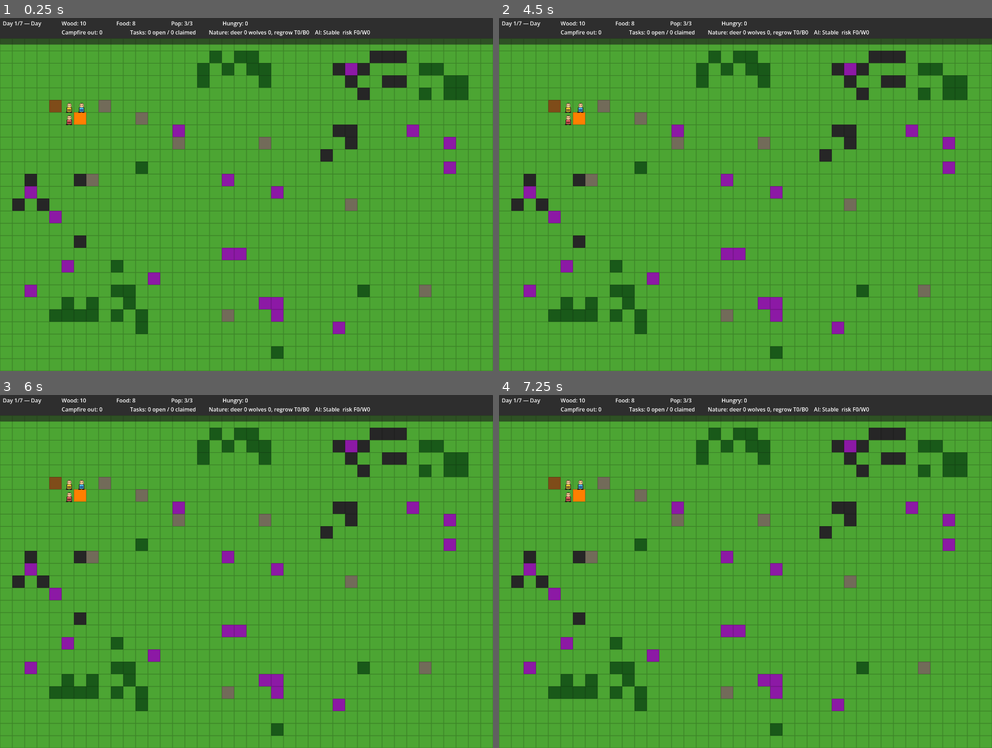
Above: before the commit, frames 1-4 (two rows, left to right).
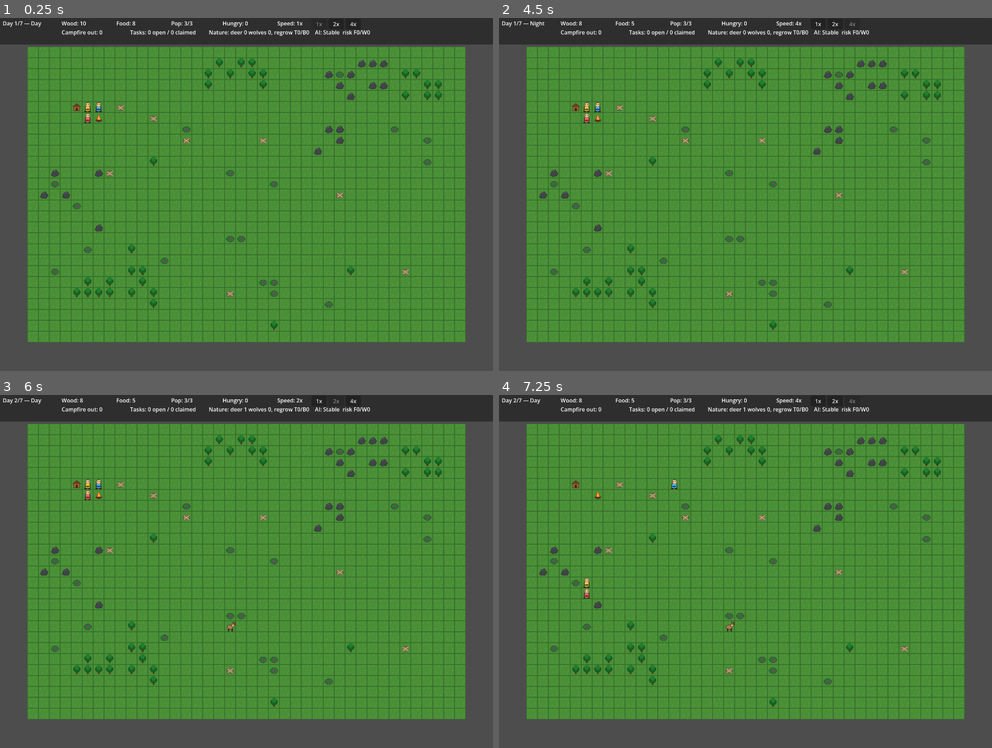
Above: after the commit, the same moments.

Repository: waholulu/village_v3
Game: Godot game, scene res://scenes/main/main.tscn
The game is run twice, just before and just after one commit, with the same random seed, the same clock (stepped at 60 frames per second) and the same inputs.
Inputs (mouse positions are in pixels of both pictures, inside the frame that each line leads up to):
- Up to frame 1 (0.25 s): no input
- Up to frame 2 (4.5 s): click (834, 25) at 0.5 s, where only the run after the commit has a clickable "2x"; click (819, 25) at 1.25 s, where only the run after the commit has a clickable "1x"; click (853, 25) at 2 s, where only the run after the commit has a clickable "4x"; tap Enter at 2.75, 4.25 s; move the mouse to (853, 176) at 2.77 s; hold D 2.78-3.5 s; tap 1 at 2.85 s; click (853, 176) at 2.92 s; tap 2 at 3.05 s; tap Space at 3.5 s; drag from (646, 212) to (720, 265) at 3.52 s; move the mouse to (794, 116) at 4.27 s; hold D from 4.28 s (still down); tap 3 at 4.35 s; click (794, 116) at 4.42 s
- Up to frame 3 (6 s): tap 1 at 4.55 s; release D at 5 s; tap Space at 5 s; drag from (221, 642) to (98, 518) at 5.02 s; tap Enter at 5.75 s; move the mouse to (394, 624) at 5.77 s; hold A from 5.78 s (still down); tap 2 at 5.85 s; click (394, 624) at 5.92 s
- Up to frame 4 (7.25 s): tap 3 at 6.05 s; release A at 6.5 s; drag from (597, 518) to (671, 483) at 6.52 s

The runs differ from the first frame. In frame 1, 38% of the frame differs, in the area x 0-100%, y 0-100%; in frame 2, 39%; in frame 3, 39%; in frame 4, 39%.

Commit message:
Add map camera speed controls and square assets

Diff:
--- a/scenes/main/main.gd
+++ b/scenes/main/main.gd
@@ -1,16 +1,22 @@
 extends Node2D
 
-const TILE_SIZE = 36
-const GRID_WIDTH = WorldGenerator.WIDTH
-const GRID_HEIGHT = WorldGenerator.HEIGHT
+const DisplayMetrics = preload("res://scripts/world/display_metrics.gd")
+const TILE_SIZE = DisplayMetrics.TILE_SIZE
+const HUD_HEIGHT := 78.0
+const CAMERA_PAN_SPEED := 520.0
+var GRID_WIDTH: int = WorldGenerator.WIDTH
+var GRID_HEIGHT: int = WorldGenerator.HEIGHT
 
 var _sim: VillageSimulation
 var _tilemap: TileMapController
 var _villager_view: VillagerView
 var _wildlife_view: WildlifeView
 var _save_manager: SaveManager
+var _camera: Camera2D
+var _dragging_camera := false
 
 func _ready() -> void:
+	Engine.time_scale = 1.0
 	var balance = BalanceData.new()
 	balance.load_from_file("res://data/balance.json")
 
@@ -22,7 +28,7 @@
 
 	var world_scene = preload("res://scenes/world/world.tscn").instantiate()
 	# Offset world to leave room for HUD at top
-	world_scene.position = Vector2(0, 60)
+	world_scene.position = Vector2(0, HUD_HEIGHT)
 	add_child(world_scene)
 
 	_tilemap = world_scene.get_node("TileMapController")
@@ -62,6 +68,7 @@
 	dbg.setup(_sim)
 
 	_save_manager = SaveManager.new()
+	_setup_camera()
 
 func _on_tile_changed(pos: Vector2i, new_type: int) -> void:
 	_tilemap.refresh_tile(pos, new_type)
@@ -80,7 +87,69 @@
 func _input(event: InputEvent) -> void:
 	if event is InputEventKey and event.pressed:
 		match event.keycode:
+			KEY_1:
+				_set_time_scale(1.0)
+			KEY_2:
+				_set_time_scale(2.0)
+			KEY_3:
+				_set_time_scale(4.0)
 			KEY_F5:
 				_save_manager.save(_sim)
 			KEY_F9:
 				_save_manager.load_into(_sim)
+	elif event is InputEventMouseButton:
+		if event.button_index == MOUSE_BUTTON_RIGHT or event.button_index == MOUSE_BUTTON_MIDDLE:
+			_dragging_camera = event.pressed
+	elif event is InputEventMouseMotion and _dragging_camera:
+		_move_camera(-event.relative)
+
+func _process(delta: float) -> void:
+	if _camera == null:
+		return
+	var direction := Vector2.ZERO
+	if Input.is_key_pressed(KEY_A) or Input.is_key_pressed(KEY_LEFT):
+		direction.x -= 1.0
+	if Input.is_key_pressed(KEY_D) or Input.is_key_pressed(KEY_RIGHT):
+		direction.x += 1.0
+	if Input.is_key_pressed(KEY_W) or Input.is_key_pressed(KEY_UP):
+		direction.y -= 1.0
+	if Input.is_key_pressed(KEY_S) or Input.is_key_pressed(KEY_DOWN):
+		direction.y += 1.0
+	if direction != Vector2.ZERO:
+		var real_delta: float = delta / maxf(Engine.time_scale, 0.001)
+		_move_camera(direction.normalized() * CAMERA_PAN_SPEED * real_delta)
+
+func _setup_camera() -> void:
+	_camera = Camera2D.new()
+	_camera.name = "WorldCamera"
+	_camera.enabled = true
+	add_child(_camera)
+	_camera.make_current()
+	var campfire_center := Vector2(WorldGenerator.CAMPFIRE_POS) * TILE_SIZE + Vector2(TILE_SIZE, TILE_SIZE) * 0.5
+	_camera.global_position = campfire_center + Vector2(0, HUD_HEIGHT)
+	_clamp_camera()
+
+func _move_camera(offset: Vector2) -> void:
+	_camera.global_position += offset
+	_clamp_camera()
+
+func _clamp_camera() -> void:
+	var viewport_size := get_viewport_rect().size
+	var half_view := viewport_size * 0.5
+	var world_size := Vector2(WorldGenerator.WIDTH, WorldGenerator.HEIGHT) * TILE_SIZE
+	var min_pos := Vector2(half_view.x, HUD_HEIGHT + half_view.y)
+	var max_pos := Vector2(world_size.x - half_view.x, HUD_HEIGHT + world_size.y - half_view.y)
+	if max_pos.x < min_pos.x:
+		min_pos.x = world_size.x * 0.5
+		max_pos.x = min_pos.x
+	if max_pos.y < min_pos.y:
+		min_pos.y = HUD_HEIGHT + world_size.y * 0.5
+		max_pos.y = min_pos.y
+	_camera.global_position = Vector2(
+		clampf(_camera.global_position.x, min_pos.x, max_pos.x),
+		clampf(_camera.global_position.y, min_pos.y, max_pos.y)
+	)
+
+func _set_time_scale(value: float) -> void:
+	Engine.time_scale = value
+	Events.speed_changed.emit(value)
--- a/scenes/ui/hud.tscn
+++ b/scenes/ui/hud.tscn
@@ -44,6 +44,34 @@
 offset_bottom = 28.0
 text = "Hungry: 0"
 
+[node name="LblSpeed" type="Label" parent="Panel"]
+offset_left = 810.0
+offset_top = 4.0
+offset_right = 900.0
+offset_bottom = 28.0
+text = "Speed: 1x"
+
+[node name="BtnSpeed1" type="Button" parent="Panel"]
+offset_left = 910.0
+offset_top = 2.0
+offset_right = 954.0
+offset_bottom = 30.0
+text = "1x"
+
+[node name="BtnSpeed2" type="Button" parent="Panel"]
+offset_left = 960.0
+offset_top = 2.0
+offset_right = 1004.0
+offset_bottom = 30.0
+text = "2x"
+
+[node name="BtnSpeed4" type="Button" parent="Panel"]
+offset_left = 1010.0
+offset_top = 2.0
+offset_right = 1054.0
+offset_bottom = 30.0
+text = "4x"
+
 [node name="LblCampfire" type="Label" parent="Panel"]
 offset_left = 180.0
 offset_top = 30.0
--- a/scripts/core/events.gd
+++ b/scripts/core/events.gd
@@ -9,3 +9,4 @@
 signal night_started(day: int)
 signal game_won()
 signal game_lost(reason: String)
+signal speed_changed(speed: float)
--- a/scripts/ui/hud.gd
+++ b/scripts/ui/hud.gd
@@ -10,6 +10,10 @@
 @onready var _lbl_nature: Label = $Panel/LblNature
 @onready var _lbl_ai: Label = $Panel/LblAI
 @onready var _lbl_status: Label = $Panel/LblStatus
+@onready var _lbl_speed: Label = $Panel/LblSpeed
+@onready var _btn_speed_1: Button = $Panel/BtnSpeed1
+@onready var _btn_speed_2: Button = $Panel/BtnSpeed2
+@onready var _btn_speed_4: Button = $Panel/BtnSpeed4
 
 var _sim: VillageSimulation
 
@@ -19,6 +23,11 @@
 	Events.night_started.connect(_on_night_started)
 	Events.game_won.connect(_on_game_won)
 	Events.game_lost.connect(_on_game_lost)
+	Events.speed_changed.connect(_on_speed_changed)
+	_btn_speed_1.pressed.connect(_set_speed.bind(1.0))
+	_btn_speed_2.pressed.connect(_set_speed.bind(2.0))
+	_btn_speed_4.pressed.connect(_set_speed.bind(4.0))
+	_on_speed_changed(Engine.time_scale)
 
 func setup(sim: VillageSimulation) -> void:
 	_sim = sim
@@ -113,3 +122,13 @@
 func _on_game_lost(reason: String) -> void:
 	_lbl_status.text = "GAME OVER: " + reason
 	_lbl_status.add_theme_color_override("font_color", Color.RED)
+
+func _set_speed(speed: float) -> void:
+	Engine.time_scale = speed
+	Events.speed_changed.emit(speed)
+
+func _on_speed_changed(speed: float) -> void:
+	_lbl_speed.text = "Speed: %dx" % int(speed)
+	_btn_speed_1.disabled = is_equal_approx(speed, 1.0)
+	_btn_speed_2.disabled = is_equal_approx(speed, 2.0)
+	_btn_speed_4.disabled = is_equal_approx(speed, 4.0)
--- /dev/null
+++ b/scripts/world/display_metrics.gd
@@ -0,0 +1,3 @@
+extends RefCounted
+
+const TILE_SIZE: int = 32
--- a/scripts/world/tile_map_controller.gd
+++ b/scripts/world/tile_map_controller.gd
@@ -1,8 +1,9 @@
 class_name TileMapController
 extends TileMapLayer
 
-const TILE_SIZE: int = 36
-const TILE_SHEET_PATH := "res://assets/tiles/campfire_tilesheet_36.png"
+const DisplayMetrics = preload("res://scripts/world/display_metrics.gd")
+const TILE_SIZE: int = DisplayMetrics.TILE_SIZE
+const TILE_SHEET_PATH := "res://assets/tiles/campfire_tilesheet_32.png"
 const TILE_COLORS: Array[Color] = [
 	Color(0.3, 0.65, 0.2),   # 0 GRASS
 	Color(0.1, 0.35, 0.1),   # 1 TREE
--- a/scripts/world/villager_view.gd
+++ b/scripts/world/villager_view.gd
@@ -1,7 +1,8 @@
 class_name VillagerView
 extends Node2D
 
-const TILE_SIZE: int = 36
+const DisplayMetrics = preload("res://scripts/world/display_metrics.gd")
+const TILE_SIZE: int = DisplayMetrics.TILE_SIZE
 const VILLAGER_TEXTURE_PATHS: Array[String] = [
 	"res://assets/villagers/villager_yellow.png",
 	"res://assets/villagers/villager_blue.png",
@@ -23,7 +24,7 @@
 	_sync_sprites()
 	for i in range(_villagers.size()):
 		var v = _villagers[i]
-		_sprites[i].position = Vector2(v.tile_position) * TILE_SIZE + Vector2(6, 6)
+		_sprites[i].position = Vector2(v.tile_position) * TILE_SIZE
 
 func _sync_sprites() -> void:
 	# Shrink first so a smaller villager list (after F9 load) doesn't leave
@@ -49,6 +50,6 @@
 	return _textures[index % _textures.size()]
 
 func _make_fallback_texture() -> Texture2D:
-	var image := Image.create(32, 32, false, Image.FORMAT_RGBA8)
+	var image := Image.create(TILE_SIZE, TILE_SIZE, false, Image.FORMAT_RGBA8)
 	image.fill(Color(1.0, 0.9, 0.2, 1.0))
 	return ImageTexture.create_from_image(image)
--- a/scripts/world/wildlife_view.gd
+++ b/scripts/world/wildlife_view.gd
@@ -1,7 +1,10 @@
 class_name WildlifeView
 extends Node2D
 
-const TILE_SIZE: int = 36
+const DisplayMetrics = preload("res://scripts/world/display_metrics.gd")
+const TILE_SIZE: int = DisplayMetrics.TILE_SIZE
+const DEER_TEXTURE_PATH := "res://assets/wildlife/deer.png"
+const WOLF_TEXTURE_PATH := "res://assets/wildlife/wolf.png"
 
 var _animals: Array[Dictionary] = []
 var _sprites: Array[Sprite2D] = []
@@ -17,7 +20,7 @@
 		if i >= _sprites.size():
 			break
 		var a: Dictionary = _animals[i]
-		_sprites[i].position = Vector2(a["x"], a["y"]) * TILE_SIZE + Vector2(8, 8)
+		_sprites[i].position = Vector2(a["x"], a["y"]) * TILE_SIZE
 
 func _sync_sprites() -> void:
 	while _sprites.size() > _animals.size():
@@ -38,13 +41,20 @@
 func _get_texture(kind: int) -> Texture2D:
 	if kind == WildlifeAgent.Kind.WOLF:
 		if _wolf_texture == null:
-			_wolf_texture = _make_color_texture(Color(0.5, 0.5, 0.55, 1.0))
+			_wolf_texture = _load_square_texture(WOLF_TEXTURE_PATH, Color(0.5, 0.5, 0.55, 1.0))
 		return _wolf_texture
 	if _deer_texture == null:
-		_deer_texture = _make_color_texture(Color(0.76, 0.6, 0.42, 1.0))
+		_deer_texture = _load_square_texture(DEER_TEXTURE_PATH, Color(0.76, 0.6, 0.42, 1.0))
 	return _deer_texture
 
+func _load_square_texture(path: String, fallback_color: Color) -> Texture2D:
+	if ResourceLoader.exists(path):
+		var texture := load(path) as Texture2D
+		if texture != null and texture.get_width() == TILE_SIZE and texture.get_height() == TILE_SIZE:
+			return texture
+	return _make_color_texture(fallback_color)
+
 func _make_color_texture(color: Color) -> Texture2D:
-	var image := Image.create(20, 20, false, Image.FORMAT_RGBA8)
+	var image := Image.create(TILE_SIZE, TILE_SIZE, false, Image.FORMAT_RGBA8)
 	image.fill(color)
 	return ImageTexture.create_from_image(image)
--- /dev/null
+++ b/tests/test_hud_speed_controls.gd
@@ -0,0 +1,24 @@
+extends GutTest
+
+var _previous_time_scale := 1.0
+
+func before_each() -> void:
+	_previous_time_scale = Engine.time_scale
+	Engine.time_scale = 1.0
+
+func after_each() -> void:
+	Engine.time_scale = _previous_time_scale
+
+func test_hud_speed_buttons_update_engine_time_scale() -> void:
+	var hud: CanvasLayer = add_child_autoqfree(preload("res://scenes/ui/hud.tscn").instantiate())
+	var btn_speed_2 := hud.get_node("Panel/BtnSpeed2") as Button
+	var lbl_speed := hud.get_node("Panel/LblSpeed") as Label
+	btn_speed_2.pressed.emit()
+	assert_eq(Engine.time_scale, 2.0)
+	assert_eq(lbl_speed.text, "Speed: 2x")
+
+func test_speed_changed_signal_updates_hud_label() -> void:
+	var hud: CanvasLayer = add_child_autoqfree(preload("res://scenes/ui/hud.tscn").instantiate())
+	var lbl_speed := hud.get_node("Panel/LblSpeed") as Label
+	Events.speed_changed.emit(4.0)
+	assert_eq(lbl_speed.text, "Speed: 4x")
--- /dev/null
+++ b/tests/test_rendering_assets.gd
@@ -0,0 +1,26 @@
+extends GutTest
+
+func test_wildlife_assets_are_square_tile_sized() -> void:
+	for path in ["res://assets/wildlife/deer.png", "res://assets/wildlife/wolf.png"]:
+		var texture := load(path) as Texture2D
+		assert_not_null(texture)
+		assert_eq(texture.get_width(), WildlifeView.TILE_SIZE)
+		assert_eq(texture.get_height(), WildlifeView.TILE_SIZE)
+
+func test_wildlife_view_positions_on_tile_grid() -> void:
+	var view: WildlifeView = add_child_autoqfree(WildlifeView.new())
+	view.setup_animals([{"kind": WildlifeAgent.Kind.DEER, "x": 3, "y": 4}])
+	view._process(0.0)
+	var sprite := view.get_child(0) as Sprite2D
+	assert_not_null(sprite)
+	assert_eq(sprite.position, Vector2(3, 4) * WildlifeView.TILE_SIZE)
+
+func test_villager_view_positions_on_tile_grid() -> void:
+	var view: VillagerView = add_child_autoqfree(VillagerView.new())
+	var villager := VillagerAgent.new(1, "Test", Vector2i(2, 5))
+	var villagers: Array[VillagerAgent] = [villager]
+	view.setup(villagers)
+	view._process(0.0)
+	var sprite := view.get_child(0) as Sprite2D
+	assert_not_null(sprite)
+	assert_eq(sprite.position, Vector2(2, 5) * VillagerView.TILE_SIZE)
--- a/tests/test_tile_map_controller.gd
+++ b/tests/test_tile_map_controller.gd
@@ -18,7 +18,9 @@
 	tilemap.setup(wg)
 	var source := tilemap.tile_set.get_source(0) as TileSetAtlasSource
 	var image := source.texture.get_image()
-	var center := image.get_pixel(18, 18)
+	assert_eq(image.get_height(), TileMapController.TILE_SIZE)
+	assert_eq(image.get_width(), TileMapController.TILE_SIZE * TileMapController.TILE_COLORS.size())
+	var center := image.get_pixel(TileMapController.TILE_SIZE / 2, TileMapController.TILE_SIZE / 2)
 	assert_ne(center, TileMapController.TILE_COLORS[0], "Generated tilesheet should replace the flat color fallback")
 
 func test_tilemap_populates_cells_from_world() -> void:
@@ -28,3 +30,6 @@
 	tilemap.setup(wg)
 	assert_eq(tilemap.get_cell_atlas_coords(WorldGenerator.HUT_POS), Vector2i(WorldGenerator.TileType.HUT, 0))
 	assert_eq(tilemap.get_cell_atlas_coords(WorldGenerator.CAMPFIRE_POS), Vector2i(WorldGenerator.TileType.CAMPFIRE, 0))
+
+func test_display_tile_size_is_32_pixels() -> void:
+	assert_eq(TileMapController.TILE_SIZE, 32)
Binary file added: assets/tiles/campfire_tilesheet_32.png
Not shown, added: assets/tiles/campfire_tilesheet_32.png.import
Binary file added: assets/wildlife/deer.png
Not shown, added: assets/wildlife/deer.png.import
Binary file added: assets/wildlife/wolf.png
Not shown, added: assets/wildlife/wolf.png.import
Not shown, added: scripts/world/display_metrics.gd.uid
Not shown, added: tests/test_hud_speed_controls.gd.uid
Not shown, added: tests/test_rendering_assets.gd.uid
Not shown, changed: docs/project_overview.md
